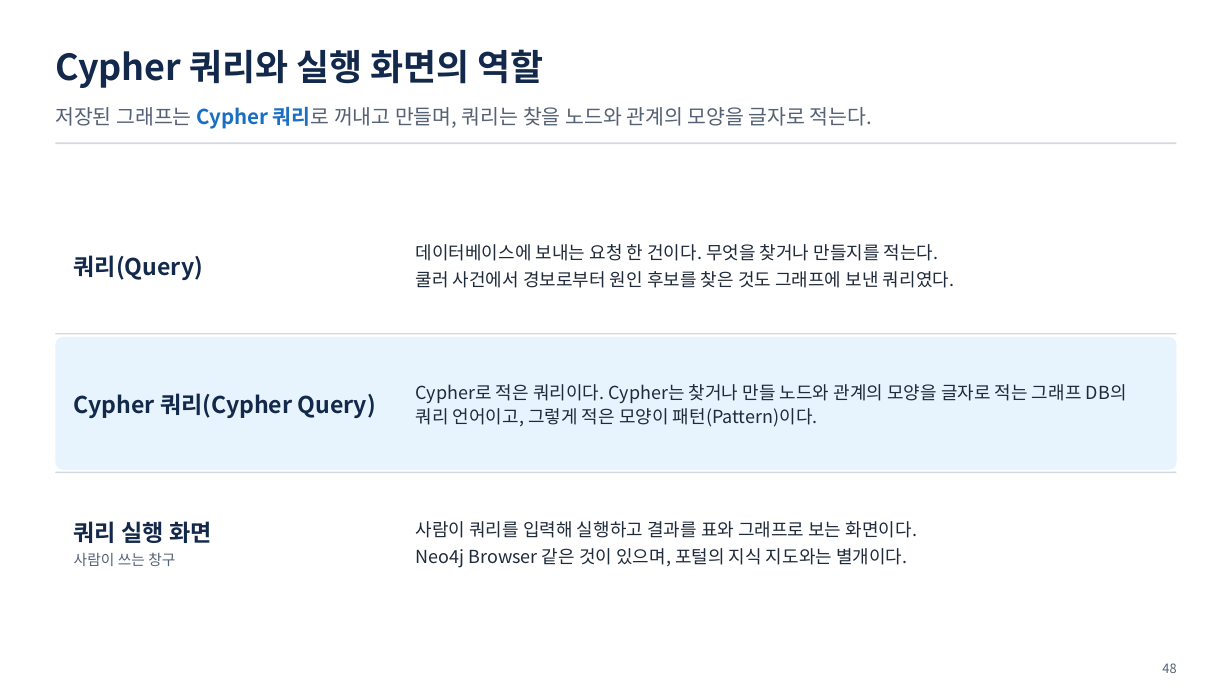
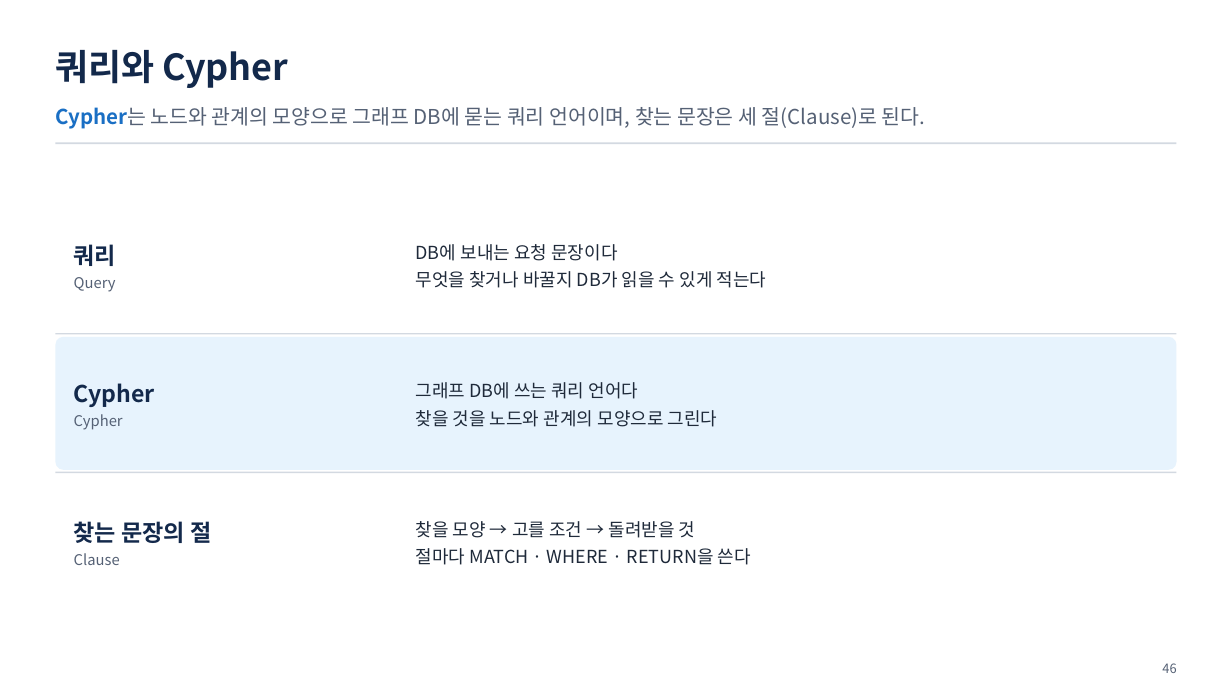
Before and after one commit to uengine-oss/hyd-iot-edu, a slide deck: slide 46 of workspace/강의제작/산출물/통합반/이론/02회차/통합반_02일차.pptx (slide 48 before the commit). Drawn at 1232x693 pixels with LibreOffice and Linux fonts; fonts in the diff are those of the drawing. Boxes give left, top, right and bottom in pixels: in the first picture for what was removed or moved away, otherwise in the second. Text is boxed around its words. In the diff, an @@ line names an element or a change of style, - is before the commit and + after.

Commit message:
통합 2회차 이론 덱 새 판 70장(화면 확정 2026-11-11, PPTX d208a7fc): 차례부터 새로 짜 원고 · 그림 15 · PPTX · 구성.json 장 범위 · 과정 README 확정 칸 · 빌더 코드 상자 배치(코드 높이에 맞춰 세로 가운데) · 공통 C-3과 덱 D-5에 AI 티 기준 · 덱 함정(시트.py 출력 자리) · CLAUDE.md 6절 줄 끝 함정 · 사실표 2.7 가리킴 4.5절 ② · 남은일 2회차 실라버스 어긋남 줄

```diff
--- a/workspace/강의제작/산출물/통합반/이론/02회차/통합반_02일차.pptx
+++ b/workspace/강의제작/산출물/통합반/이론/02회차/통합반_02일차.pptx
@@ text at (55, 50, 288, 88): text changed @@
-Cypher 쿼리와 실행 화면의 역할
+쿼리와 Cypher
@@ text at (55, 107, 925, 129): text changed @@
-저장된 그래프는 Cypher 쿼리로 꺼내고 만들며, 쿼리는 찾을 노드와 관계의 모양을 글자로 적는다.
+Cypher는 노드와 관계의 모양으로 그래프 DB에 묻는 쿼리 언어이며, 찾는 문장은 세 절(Clause)로 된다.
@@ text at (74, 244, 117, 292): text changed; size 18 to 11.5 pt; text colour #13294B to #556175; bold off @@
-쿼리(Query)
+쿼리
+Query
@@ text at (416, 244, 767, 288): text changed @@
-데이터베이스에 보내는 요청 한 건이다. 무엇을 찾거나 만들지를 적는다.
-쿨러 사건에서 경보로부터 원인 후보를 찾은 것도 그래프에 보낸 쿼리였다.
+DB에 보내는 요청 문장이다
+무엇을 찾거나 바꿀지 DB가 읽을 수 있게 적는다
@@ text at (74, 383, 155, 430): text changed @@
-Cypher 쿼리(Cypher Query)
+Cypher
+Cypher
@@ text at (416, 382, 718, 427): text changed @@
-Cypher로 적은 쿼리이다. Cypher는 찾거나 만들 노드와 관계의 모양을 글자로 적는 그래프 DB의 쿼리 언어이고, 그렇게 적은 모양이 패턴(Pattern)이다.
+그래프 DB에 쓰는 쿼리 언어다
+찾을 것을 노드와 관계의 모양으로 그린다
@@ text at (74, 521, 211, 565): text changed; size 11.5 to 18 pt; text colour #556175 to #13294B; bold on @@
-쿼리 실행 화면
-사람이 쓰는 창구
+찾는 문장의 절
+Clause
@@ text at (416, 521, 751, 565): text changed @@
-사람이 쿼리를 입력해 실행하고 결과를 표와 그래프로 보는 화면이다.
-Neo4j Browser 같은 것이 있으며, 포털의 지식 지도와는 별개이다.
+찾을 모양 → 고를 조건 → 돌려받을 것
+절마다 MATCH · WHERE · RETURN을 쓴다
```
Also in this commit, not shown: 28 other slides changed, 40 slides added, 50 slides removed, 25 other files.
